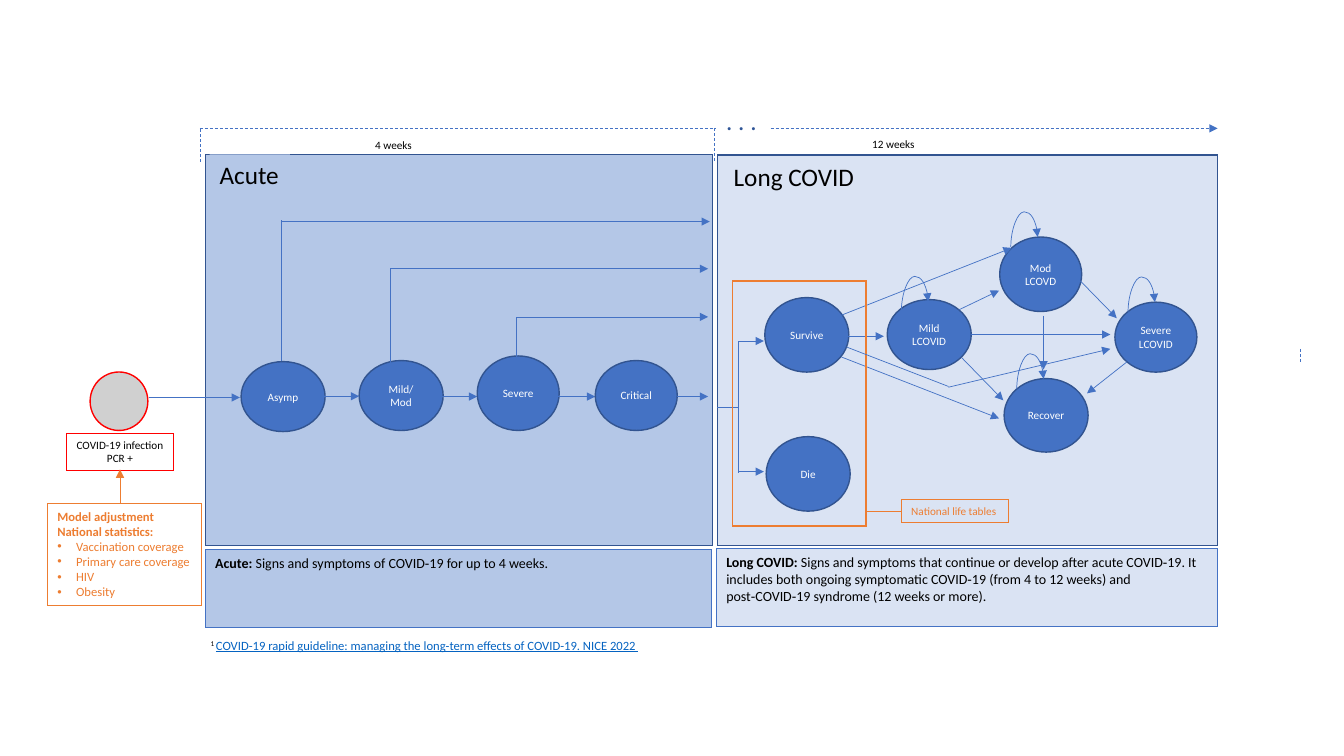
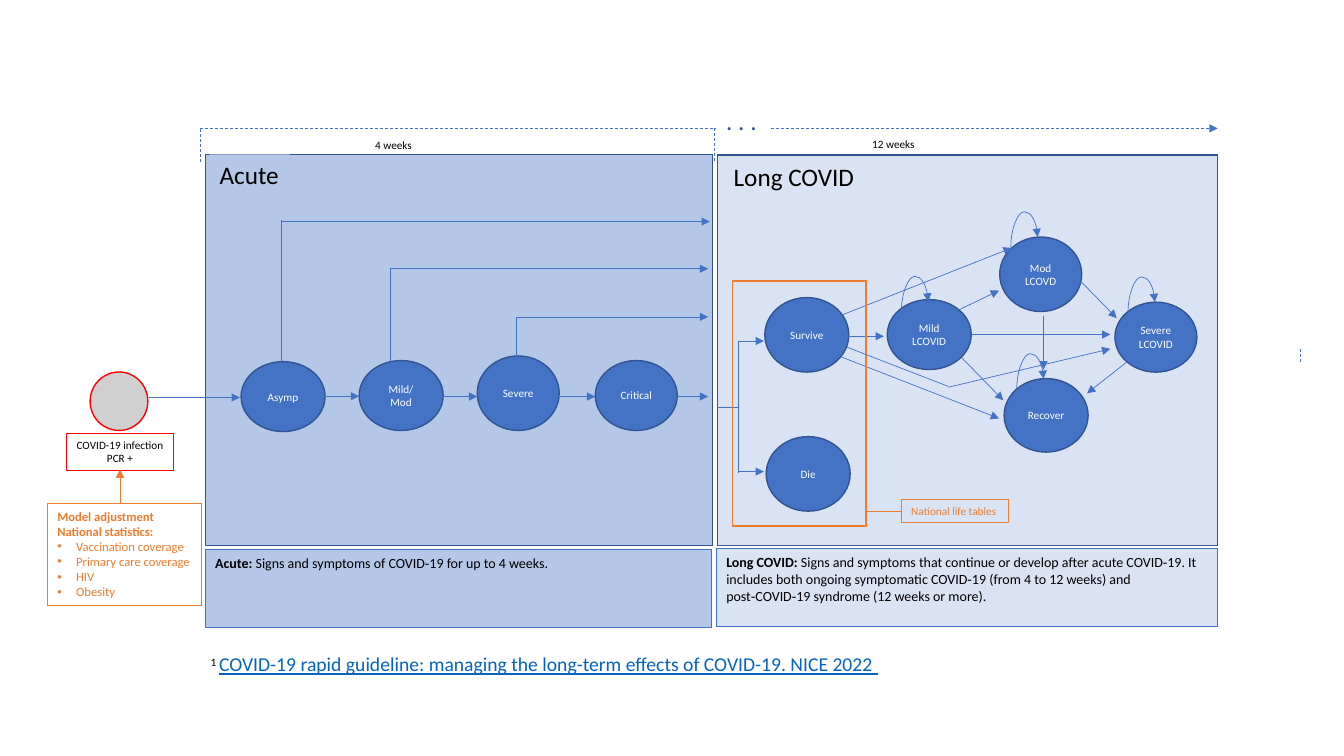
Before and after one commit to angelajben/Long_covid_burden, a slide deck: slide 2 of model/LCOVID_model_prototype.pptx. Drawn at 1344x756 pixels with LibreOffice and Linux fonts; fonts in the diff are those of the drawing; grey boxes stand for pictures. Boxes give left, top, right and bottom in pixels: in the first picture for what was removed or moved away, otherwise in the second. Text is boxed around its words. In the diff, an @@ line names an element or a change of style, - is before the commit and + after.

```diff
--- a/model/LCOVID_model_prototype.pptx
+++ b/model/LCOVID_model_prototype.pptx
@@ text "1 COVID-19 rapid guideline: managing ...": place and size @@
-text "1 COVID-19 rapid guideline: managing ..." at box(211, 641, 636, 652)
+text "1 COVID-19 rapid guideline: managing ..." at box(211, 657, 873, 675)
@@ text "1 COVID-19 rapid guideline: managing ..." at box(211, 657, 873, 675): size 9 to 14 pt @@
```
Also in this commit, not shown: 1 other slide changed, 2 slides added, 1 other file.
